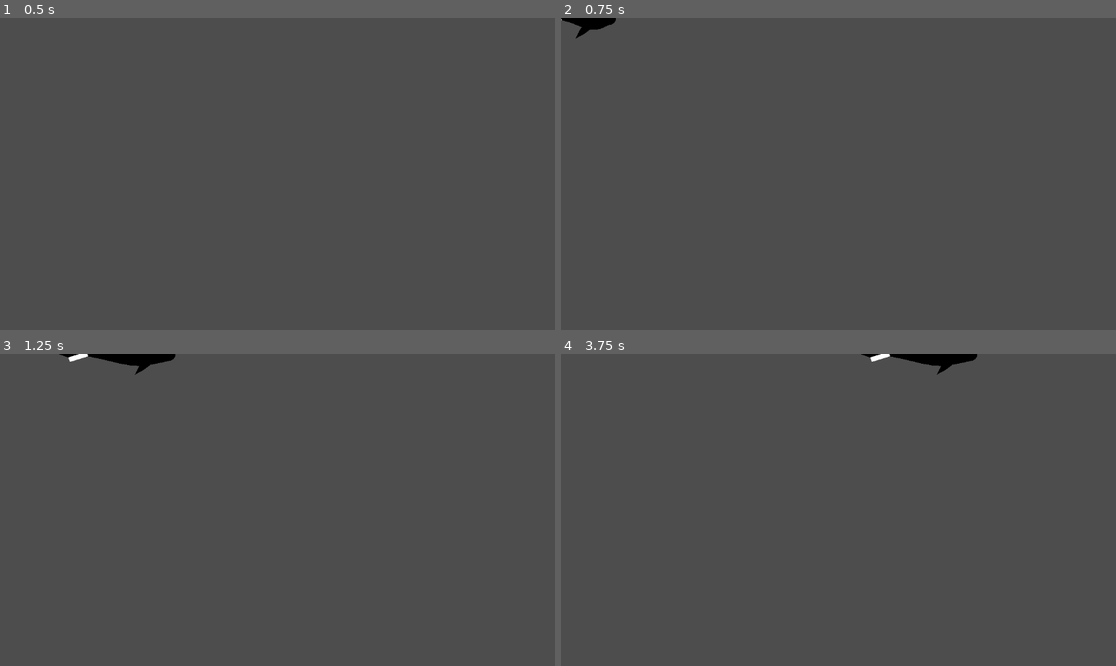
Above: before the commit, frames 1-4 (two rows, left to right).
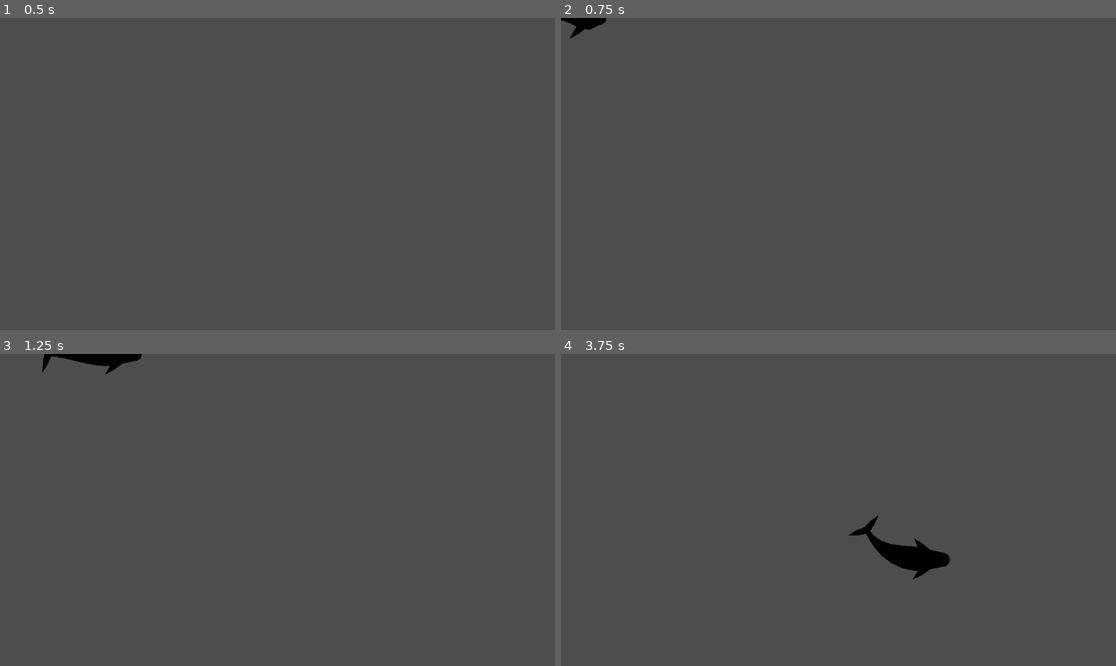
Above: after the commit, the same moments.

Repository: maedi05/whale-game-prototype
Game: Godot game, scene res://Scenes/whale.tscn
Same seed, same stepped clock (60 frames per second), same inputs: the game is played once before the commit and once after it. This scene is started directly instead of the project's main scene.
Inputs (mouse positions are in pixels of both pictures, inside the frame that each line leads up to):
- Up to frame 1 (0.5 s): no input
- Up to frame 2 (0.75 s): tap Enter at 0.5 s; move the mouse to (960, 158) at 0.52 s; hold D (right) from 0.53 s (still down); tap Ctrl (dash) at 0.6 s
- Up to frame 3 (1.25 s): keep holding D (right); tap Space (jump) at 0.77 s
- Up to frame 4 (3.75 s): move the mouse to (727, 525) at 1.27 s; tap Shift (run) at 1.35 s; tap Space (jump) at 1.52, 3.02 s; move the mouse to (894, 441) at 2.02 s; release D (right) at 2.03 s; hold A (left) 2.03-2.78 s; click (894, 441) at 2.1 s; move the mouse to (810, 572) at 2.77 s; hold D (right) from 2.78 s (still down); tap Ctrl (dash) at 2.85 s; move the mouse to (1005, 556) at 3.52 s; hold Shift (run) from 3.53 s (still down)

Frame 1 is identical in both runs. In frame 2, 0.1% of the frame differs, in the area x 0-10%, y 0-7%; in frame 3, 0.5%; in frame 4, 1.6%, in the area x 51-75%, y 0-73%.

Commit message:
whale turnaround
fixed overlapping while turning around

Diff:
--- /dev/null
+++ b/Curves/fin_curve.tres
@@ -0,0 +1,5 @@
+[gd_resource type="Curve" format=3 uid="uid://crtx2colf6evy"]
+
+[resource]
+_data = [Vector2(0, 0.9976635), 0.0, 0.0, 0, 0, Vector2(0.5632716, 0.72897196), -0.1892526, -0.1892526, 0, 0, Vector2(0.99999994, 0), -4.1291513, 0.0, 0, 0]
+point_count = 3
--- a/Scenes/whale.tscn
+++ b/Scenes/whale.tscn
@@ -2,6 +2,7 @@
 
 [ext_resource type="Script" uid="uid://dqtvxx1nf6r8v" path="res://whale.gd" id="1_jns7k"]
 [ext_resource type="Curve" uid="uid://ddyq5sdk1d6k4" path="res://Curves/limb_curve.tres" id="2_ltmiw"]
+[ext_resource type="Curve" uid="uid://crtx2colf6evy" path="res://Curves/fin_curve.tres" id="3_ltmiw"]
 
 [sub_resource type="Curve" id="Curve_sweem"]
 _data = [Vector2(0, 0.57966095), 0.0, 0.0, 0, 0, Vector2(0.38157895, 0.9967533), -1.6777604e-07, -1.6777604e-07, 0, 0, Vector2(1, 0.17433757), 0.0, 0.0, 0, 0]
@@ -14,6 +15,8 @@
 [node name="whale" type="Node2D" unique_id=1100481564]
 script = ExtResource("1_jns7k")
 fin_angle = 0.3
+velocity = 400
+max_turn_speed = 3.5
 
 [node name="body" type="Line2D" parent="." unique_id=410357831]
 points = PackedVector2Array(0, 0, 0, 0, 0, 0, 0, 0, 0, 0, 0, 0, 0, 0, 0, 0, 0, 0, 0, 0)
@@ -37,6 +40,7 @@
 default_color = Color(0, 0, 0, 1)
 
 [node name="fin" type="Line2D" parent="." unique_id=1114453408]
+visible = false
 points = PackedVector2Array(0, 0, 0, 0, 0, 0, 0, 0)
 width = 20.0
 width_curve = SubResource("Curve_us4b6")
@@ -44,6 +48,12 @@
 
 [node name="fin_left" type="Line2D" parent="." unique_id=744981923]
 points = PackedVector2Array(0, 0, 0, 0, 0, 0)
+width = 15.0
+width_curve = ExtResource("3_ltmiw")
+default_color = Color(0, 0, 0, 1)
 
 [node name="fin_right" type="Line2D" parent="." unique_id=1497950488]
 points = PackedVector2Array(0, 0, 0, 0, 0, 0)
+width = 15.0
+width_curve = ExtResource("3_ltmiw")
+default_color = Color(0, 0, 0, 1)
--- a/whale.gd
+++ b/whale.gd
@@ -3,30 +3,32 @@
 @onready var body: Line2D = $body
 @onready var limb_left: Line2D = $limb_left
 @onready var limb_right: Line2D = $limb_right
-@onready var fin: Line2D = $fin #tail of the fish, duh
+@onready var fin: Line2D = $fin
 @onready var fin_left: Line2D = $fin_left
 @onready var fin_right: Line2D = $fin_right
 
+# --- CONFIG ---
 @export var radius :int = 20
 @export var fin_radius :int = 20
-@export var fin_pos :int = 8 # just the point of the array of the body where the fin gets placed
-@export var limb_angle :float = 0.8
-@export var fin_angle :float = 0.8
+@export var fin_pos :int = 9          # Which body point the tail attaches to
+@export var limb_angle :float = 0.8   # Pectoral fin spread
+@export var fin_angle :float = 0.8    # Tail fluke spread
 @export var velocity :int = 250
+
+# NEW: turning smoothness
+@export var max_turn_speed : float = 3.0   # radians per second
+
 var is_moving = false
+var head_dir : Vector2 = Vector2.RIGHT     # current heading direction
 
 func _ready() -> void:
-	for i in range(0,body.points.size()):
-		body.points[i] = Vector2(i*2, 200.0) # sets the body point amount ig? he didn't explain it well but as long as it works lol
-
-		#creating points for the limbs
-	for i in range(1,limb_left.points.size()):
+	# Initialize straight shapes
+	for i in range(0, body.points.size()):
+		body.points[i] = Vector2(i*2, 200.0)
+	for i in range(1, limb_left.points.size()):
 		limb_left.points[i] = Vector2(i*2, -200.0)
-
 	for i in range(1, limb_right.points.size()):
 		limb_right.points[i] = Vector2(i*2, 400.0)
-
-	#creating points for the fin (tail)
 	for i in range(1, fin.points.size()):
 		fin.points[i] = Vector2(i*2, 400.0)
 	for i in range(1, fin_left.points.size()):
@@ -34,102 +36,85 @@
 	for i in range(1, fin_right.points.size()):
 		fin_right.points[i] = Vector2(i*2, 400.0)
 
-
-	#attaching limbs and fin to the body
+	# Attach bases
 	limb_left.points[0] = body.points[1]
 	limb_right.points[0] = body.points[1]
 	fin.points[0] = body.points[fin_pos]
 	fin_left.points[0] = body.points[fin_pos]
 	fin_right.points[0] = body.points[fin_pos]
 
-#drawing points for procedural animation :)
 func _process(delta: float) -> void:
-	var body_pts = body.points #shortening body.points to just body_pts. nice. i am sure that won't confuse me in the future xD
+	# Shortcuts
+	var body_pts = body.points
 	var lb_lf_pts = limb_left.points
-	var lb_rf_pts = limb_right.points #rf for "right"? alright tutorial guy xD
+	var lb_rf_pts = limb_right.points
 	var fin_pts = fin.points
 	var fin_l_pts = fin_left.points
 	var fin_r_pts = fin_right.points
 
-	#basic movement... this needs some proper changes with tweens or smth for smoother start and stop
-	var move = Vector2(
+	# --- 1. INPUT & HEAD MOVEMENT (with smooth turning) ---
+	var move_input = Vector2(
 		Input.get_action_strength("right") - Input.get_action_strength("left"),
 		Input.get_action_strength("down") - Input.get_action_strength("up")
 	)
 
-	if move != Vector2.ZERO:
+	if move_input != Vector2.ZERO:
 		is_moving = true
-		body_pts[0] += move * velocity * delta #400 is velocity/ speed in our case
+		var target_dir = move_input.normalized()
+		# Compute the angle between current heading and desired direction
+		var angle_diff = head_dir.angle_to(target_dir)
+		# Clamp the rotation to max_turn_speed per second
+		var max_angle = max_turn_speed * delta
+		if abs(angle_diff) > max_angle:
+			angle_diff = sign(angle_diff) * max_angle
+		head_dir = head_dir.rotated(angle_diff)
+		# Move the head in the smoothed direction
+		body_pts[0] += head_dir * velocity * delta
 	else:
-		is_moving = false # i made this myself for future use so i can have a afk animation,omg i can code now TvT (xD barely but still)
-		#updating the limb points to move with the main body
-	lb_lf_pts[0] = lb_lf_pts[0].move_toward(body_pts[1],200 * delta)
-	lb_rf_pts[0] = lb_rf_pts[0].move_toward(body_pts[1],200 * delta)
-	fin_pts[0] = fin_pts[0].move_toward(body_pts[fin_pos],200 * delta) # in that case fin_pos is just 8, meaning it is placed at the 8th point of the body points chain. idk why the tutorial guy made that a variable but decided not to do the same for the limbs aka fins but okay x.x
-	fin_l_pts[0] = fin_l_pts[0].move_toward(body_pts[fin_pos],200 * delta)
-	fin_r_pts[0] = fin_r_pts[0].move_toward(body_pts[fin_pos],200 * delta)
+		is_moving = false
 
-	#moving the anchor head point (again? o.o me confused)
-	if move != Vector2.ZERO and body_pts.size() > 0:
-		body_pts[0] += move * velocity * delta
+	# --- 2. BODY CHAIN CONSTRAINT (Restored to your original) ---
+	# Each segment follows the previous one with a fixed distance (radius)
+	for i in range(1, body_pts.size()):
+		body_pts[i] = body_pts[i - 1] + (body_pts[i] - body_pts[i - 1]).limit_length(radius)
+	body.points = body_pts  # Apply to the Line2D
 
-	#attaching the limbs to the body
-		lb_lf_pts[0] = body_pts[1]
-		lb_rf_pts[0] = body_pts[1]
-		fin_pts[0] = body_pts[fin_pos]
-		fin_l_pts[0] = body_pts[fin_pos]
-		fin_r_pts[0] = body_pts[fin_pos]
+	# --- 3. PECTORAL LIMBS (Left & Right - unchanged) ---
+	lb_lf_pts[0] = body_pts[1]
+	lb_rf_pts[0] = body_pts[1]
 
-	#the all-in-one package to move points after eachother. yay. makes it so it applies to every single point in the body and saves me a lot of lines of code
-	for i in range(1, body_pts.size()):
-		body_pts[i] = body_pts[i - 1] + (body_pts[i] - body_pts[i -1]).limit_length(radius)
-		body.points = body_pts
-
-	#Constrain left limb with fixed angular offset
 	for i in range(1, lb_lf_pts.size()):
 		var body_dir = (body_pts[i] - body_pts[i - 1]).normalized()
-		var offset_dir = body_dir.rotated(-limb_angle) #fixed offset
+		var offset_dir = body_dir.rotated(-limb_angle)
 		lb_lf_pts[i] = lb_lf_pts[i - 1] + offset_dir * radius
 	limb_left.points = lb_lf_pts
 
-	#Constrain right limb with fixed angular offse
 	for i in range(1, lb_rf_pts.size()):
 		var body_dir = (body_pts[i] - body_pts[i - 1]).normalized()
-		var offset_dir = body_dir.rotated(limb_angle) #fixed offset instead of minus limb angle we just put the positive one instead B) so its mirrored. yay im smart
+		var offset_dir = body_dir.rotated(limb_angle)
 		lb_rf_pts[i] = lb_rf_pts[i - 1] + offset_dir * radius
 	limb_right.points = lb_rf_pts
 
-	#constraining the two fins now. lets hope this works ><
-	#nvm.. how can i make it according to the point they are placed at and not at [1]? x.x
+	# --- 4. TAIL BASE (Middle spike - unchanged) ---
+	fin_pts[0] = body_pts[fin_pos]
+	for i in range(1, fin_pts.size()):
+		fin_pts[i] = fin_pts[i - 1] + (fin_pts[i] - fin_pts[i - 1]).limit_length(radius)
+	fin.points = fin_pts
+
+	# --- 5. TAIL FLUKES (FIXED - now correctly follows the TAIL) ---
+	var tail_base = body_pts[fin_pos]
+	var tail_dir = (body_pts[fin_pos] - body_pts[fin_pos - 1]).normalized()
+
+	# Left Lobe
+	fin_l_pts[0] = tail_base
+	var left_lobe_dir = tail_dir.rotated(-PI/2 + fin_angle)
 	for i in range(1, fin_l_pts.size()):
-		var body_dir = (body_pts[i] - body_pts[i-1]).normalized()
-		var offset_dir = body_dir.rotated(fin_angle)
-		fin_l_pts[i] = fin_l_pts[i-1] + offset_dir * fin_radius
+		fin_l_pts[i] = fin_l_pts[i-1] + left_lobe_dir * fin_radius
 	fin_left.points = fin_l_pts
 
+	# Right Lobe
+	fin_r_pts[0] = tail_base
+	var right_lobe_dir = tail_dir.rotated(PI/2 - fin_angle)
 	for i in range(1, fin_r_pts.size()):
-		var body_dir = (body_pts[i] - body_pts[i-1]).normalized()
-		var offset_dir = body_dir.rotated(-fin_angle)
-		fin_r_pts[i] = fin_r_pts[i-1] + offset_dir * fin_radius
+		fin_r_pts[i] = fin_r_pts[i-1] + right_lobe_dir * fin_radius
 	fin_right.points = fin_r_pts
-
-
-	#constrain the fin to the right end of the array
-	for i in range(1, fin_pts.size()):
-		fin_pts[i] = fin_pts[i - 1] + (fin_pts[i] - fin_pts[i - 1]).limit_length(radius)
-		fin.points = fin_pts
-
-	queue_redraw()
-
-
-#mf said nuh uh. we don't need that anymore T.T what is this tutorial. dont make me do all of dat if i wont use it anyway, aaa
-
-#var anchor :Vector2 = Vector2(200.0,200.0)
-#var point :Vector2 = Vector2(200.0,400.0)
-
-#pts[1] = pts[0] + (pts[1] - pts[0]).limit_length(100) # pts 0 in this case is the first point......bro literially said we don't need this anymore just to prove a point lmao, okay?
-
-#func _draw() -> void:
-	#draw_circle (anchor, 10, "white")
-	#draw_line(anchor,point,"red",5) # we draw a line starting from point "anchor" to point "point" which has the color red and a set width
-	#draw_circle (point, 10, "green")
